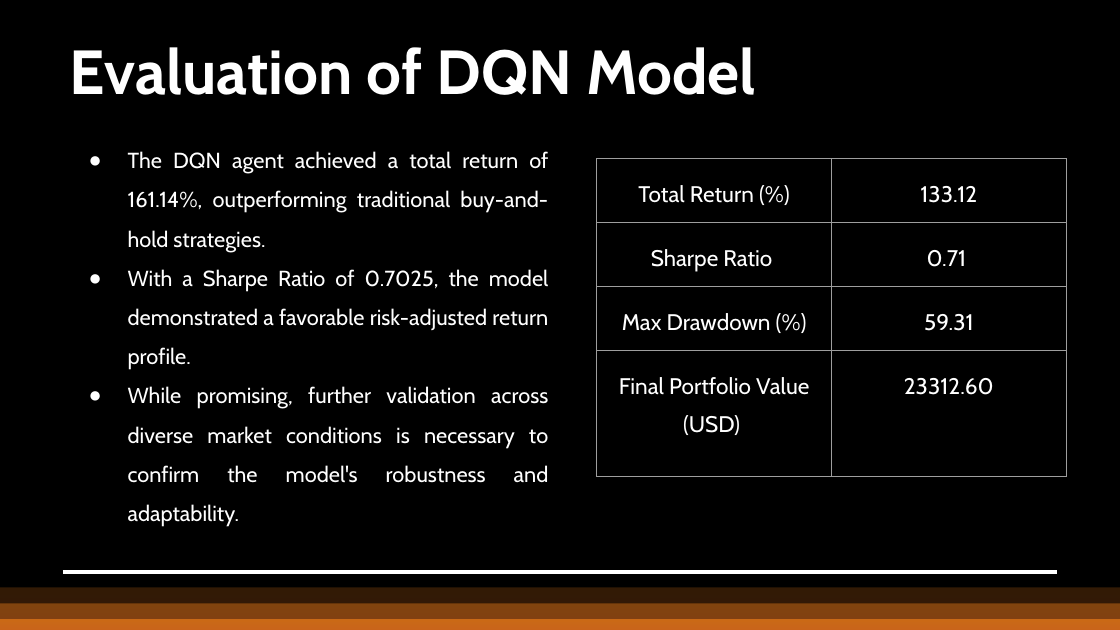
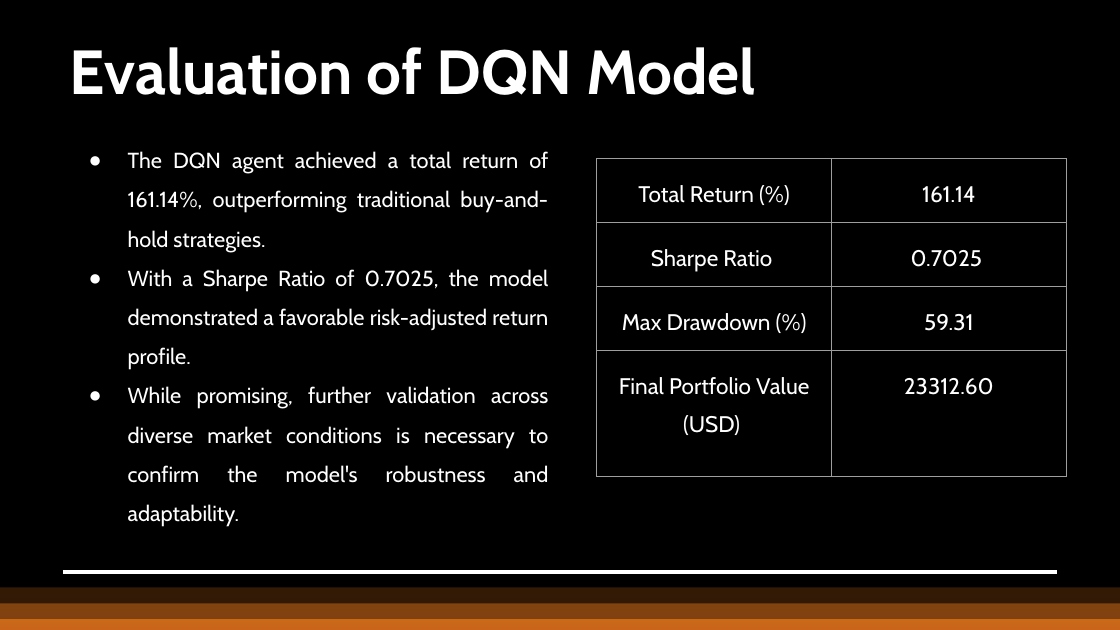
Before and after one commit to jmshai/NTU-DLWeek-2025, a slide deck: slide 9 of LeanLargeMen_DLWeek2025.pptx. Drawn at 1120x630 pixels with LibreOffice and Linux fonts; fonts in the diff are those of the drawing. Boxes give left, top, right and bottom in pixels: in the first picture for what was removed or moved away, otherwise in the second. Text is boxed around its words. In the diff, an @@ line names an element or a change of style, - is before the commit and + after.

```diff
--- a/LeanLargeMen_DLWeek2025.pptx
+++ b/LeanLargeMen_DLWeek2025.pptx
@@ table at <box>597,159,1067,526</box> @@
-row 1, column 2: 133.12
+row 1, column 2: 161.14
-row 2, column 2: 0.71
+row 2, column 2: 0.7025
```
Also in this commit, not shown: 1 other file.
